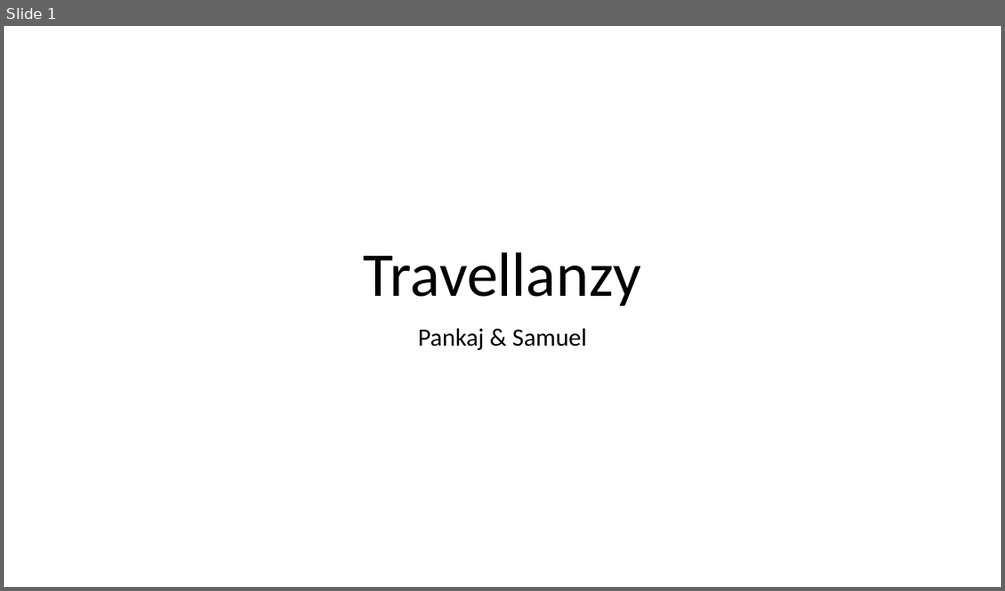
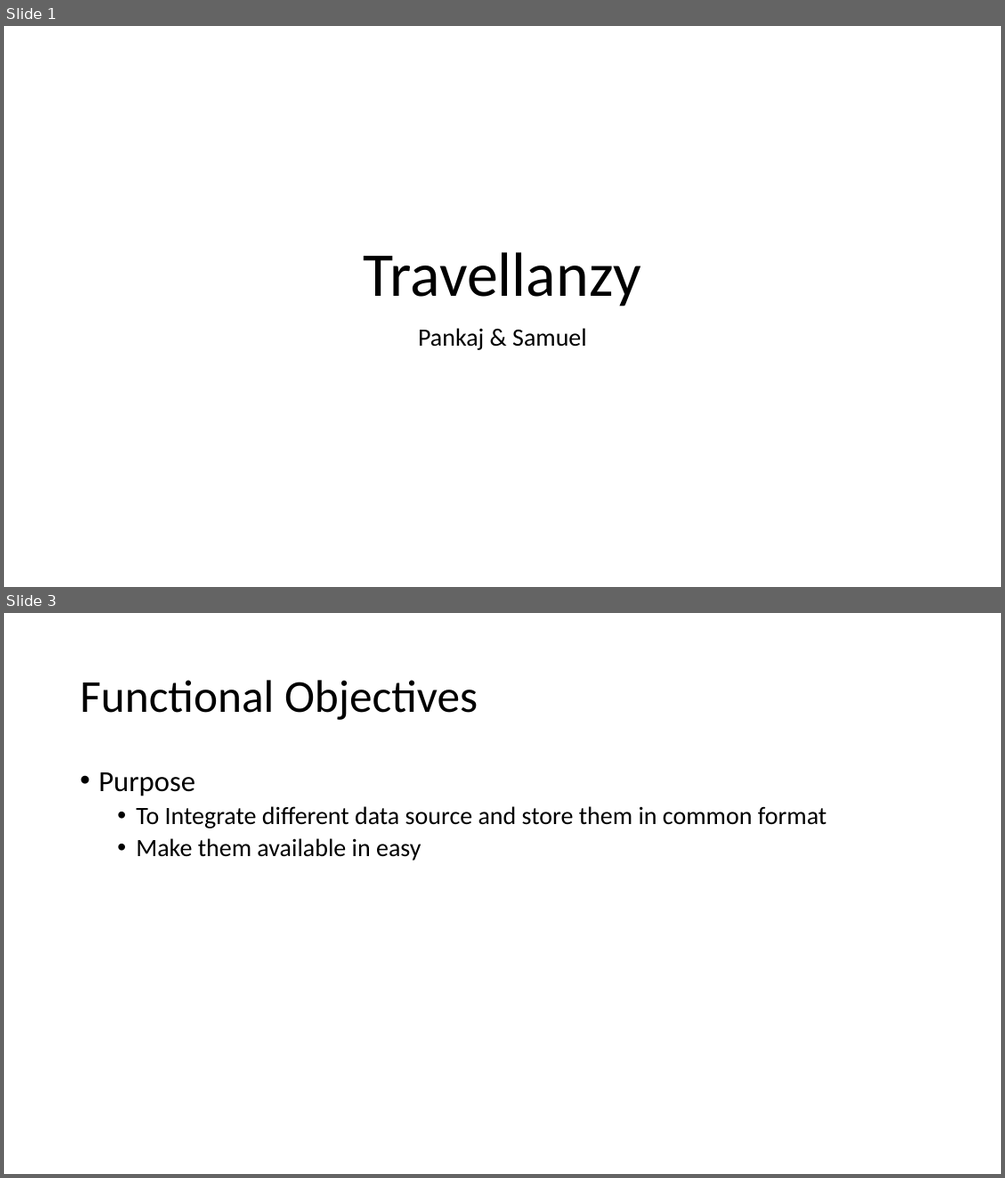
Before and after one commit to pankajti/travelenzy, a slide deck: presentation/travelenzy.pptx. Shown one above the other, each under a label of ours: slide 1 before the commit, slides 1 and 3 after it; the slides between them are not shown. The pictures are 1005x591 and 1005x1178 pixels, drawn with LibreOffice and Linux fonts; fonts in the diff are those of the drawing. Boxes give left, top, right and bottom in pixels: in the first picture for what was removed or moved away, otherwise in the second. Text is boxed around its words. In the diff, an @@ line names an element or a change of style, - is before the commit and + after.

Commit message:
adding demo for mongo db data load and display content on ui

```diff
--- a/presentation/travelenzy.pptx
+++ b/presentation/travelenzy.pptx
@@ slide 3 added at <box>4,613,1001,1174</box>, background #FFFFFF @@
@@ title added at <box>80,680,477,720</box>, 44 pt, text #000000 @@
+Functional Objectives
@@ text added at <box>98,772,826,860</box>, 24 pt, text #000000 @@
+• Purpose
+  • To Integrate different data source and store them in common format
+  • Make them available in easy
```
Also in this commit, not shown: 1 slide changed, 9 other slides added, 13 other files.
